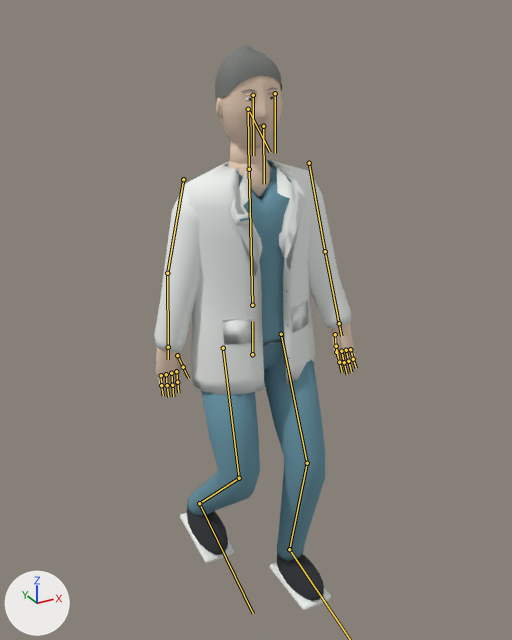
Before and after pictures for a commit that changed the glTF model arjan-portfolio/public/hospitalsim/assets/coat-lod.glb.
The view is the same before and after, from a 50 mm lens placed at (-0.904, -1.663, 1.769), pointed at (0.025, 0.026, 0.924). Every picture has the same lights, and +X, +Y and +Z are marked at lower left. The older version comes first. Both versions are drawn at frame 4 of the action 'Walk'; the numbers are the values there. The bones that bend it are drawn over the model as lines.

Names of what the first picture shows: 'coat_skin_export'.
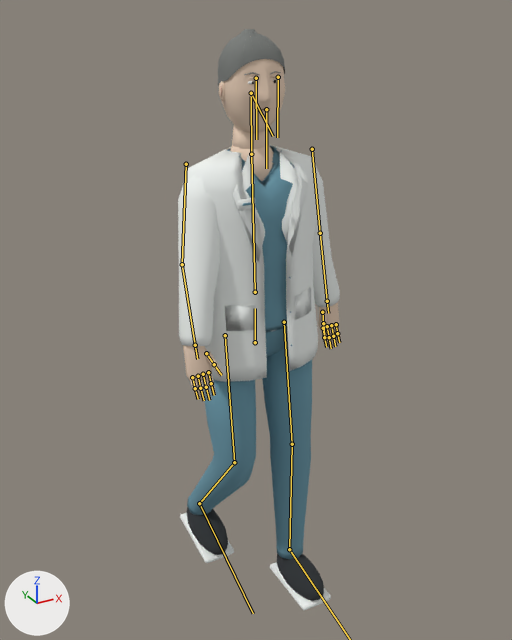
Location of each change, (x1, y1, x2, y2) in pixels of the pictures (512 x 640 px):
'coat_skin_export', posed (20% narrower): before (154, 46, 358, 611); after (178, 29, 341, 611)
bone 'hips', root to tip: before (252, 354) to (252, 321); after (255, 342) to (255, 308)
bone 'upper_arm.L', root to tip: before (309, 163) to (325, 251); after (312, 149) to (320, 233)
bone 'forearm.L', root to tip: before (325, 251) to (339, 323); after (320, 233) to (327, 301)
bone 'upper_arm.R', root to tip: before (183, 179) to (167, 273); after (186, 164) to (182, 264)
bone 'forearm.R', root to tip: before (167, 273) to (168, 347); after (182, 264) to (195, 345)
bone 'thigh.L', root to tip: before (281, 334) to (307, 463); after (284, 322) to (292, 444)
bone 'shin.L', root to tip: before (307, 463) to (289, 549); after (292, 444) to (289, 549)
bone 'thigh.R', root to tip: before (223, 348) to (239, 478); after (225, 335) to (234, 462)
bone 'shin.R', root to tip: before (239, 478) to (199, 503); after (234, 462) to (199, 503)

The change, as a list of edits to the scene's bpy script:
```text
Change bone_hips:
    where bone_hips = bpy.data.objects['coat'].pose.bones['hips']
    bone_hips.location: (0.0, -0.054, 0.0) -> (0.008, -0.015, 0.0)
Change bone_upper_arm_l:
    where bone_upper_arm_l = bpy.data.objects['coat'].pose.bones['upper_arm.L']  # child of 'spine'
    bone_upper_arm_l.rotation_quaternion: (0.998, -0.064, -0.001, 0.009) -> (0.999, 0.048, 0.0, 0.009)  # degrees (-7, 0, 1) -> degrees (5, 0, 1)
Change bone_forearm_l:
    where bone_forearm_l = bpy.data.objects['coat'].pose.bones['forearm.L']  # child of 'upper_arm.L'
    bone_forearm_l.rotation_quaternion: (0.997, -0.081, 0.0, 0.0) -> (0.998, -0.068, 0.0, 0.0)  # degrees (-9, 0, 0) -> degrees (-8, 0, 0)
Change bone_upper_arm_r:
    where bone_upper_arm_r = bpy.data.objects['coat'].pose.bones['upper_arm.R']  # child of 'spine'
    bone_upper_arm_r.rotation_quaternion: (0.998, 0.064, -0.001, -0.009) -> (-0.999, 0.048, 0.0, 0.009)  # degrees (7, 0, -1) -> degrees (-5, 0, -1)
Change bone_forearm_r:
    where bone_forearm_r = bpy.data.objects['coat'].pose.bones['forearm.R']  # child of 'upper_arm.R'
    bone_forearm_r.rotation_quaternion: (0.999, -0.049, 0.0, 0.0) -> (0.996, -0.092, 0.0, 0.0)  # degrees (-6, 0, 0) -> degrees (-11, 0, 0)
Change bone_thigh_l:
    where bone_thigh_l = bpy.data.objects['coat'].pose.bones['thigh.L']  # child of 'hips'
    bone_thigh_l.rotation_quaternion: (0.98, -0.197, 0.0, 0.001) -> (0.997, -0.074, 0.0, 0.008)  # degrees (-23, 0, 0) -> degrees (-8, 0, 1)
Change bone_shin_l:
    where bone_shin_l = bpy.data.objects['coat'].pose.bones['shin.L']  # child of 'thigh.L'
    bone_shin_l.rotation_quaternion: (0.954, 0.301, -0.003, -0.008) -> (0.998, 0.066, -0.002, -0.009)  # degrees (35, 0, -1) -> degrees (8, 0, -1)
Change bone_foot_l:
    where bone_foot_l = bpy.data.objects['coat'].pose.bones['foot.L']  # child of 'shin.L'
    bone_foot_l.rotation_quaternion: (0.994, -0.107, -0.004, 0.001) -> (1.0, 0.007, 0.001, 0.0)  # degrees (-12, 0, 0) -> degrees (1, 0, 0)
Change bone_thigh_r:
    where bone_thigh_r = bpy.data.objects['coat'].pose.bones['thigh.R']  # child of 'hips'
    bone_thigh_r.rotation_quaternion: (-0.993, 0.119, 0.0, 0.001) -> (-0.997, 0.074, 0.0, -0.003)  # degrees (-14, 0, 0) -> degrees (-9, 0, 0)
Change bone_shin_r:
    where bone_shin_r = bpy.data.objects['coat'].pose.bones['shin.R']  # child of 'thigh.R'
    bone_shin_r.rotation_quaternion: (0.875, 0.484, 0.003, 0.006) -> (0.919, 0.393, 0.0, 0.007)  # degrees (58, 0, 1) -> degrees (46, 0, 1)
Change bone_foot_r:
    where bone_foot_r = bpy.data.objects['coat'].pose.bones['foot.R']  # child of 'shin.R'
    bone_foot_r.rotation_quaternion: (0.957, -0.289, 0.004, -0.001) -> (0.972, -0.235, 0.008, -0.002)  # degrees (-34, 0, 0) -> degrees (-27, 1, 0)
```
